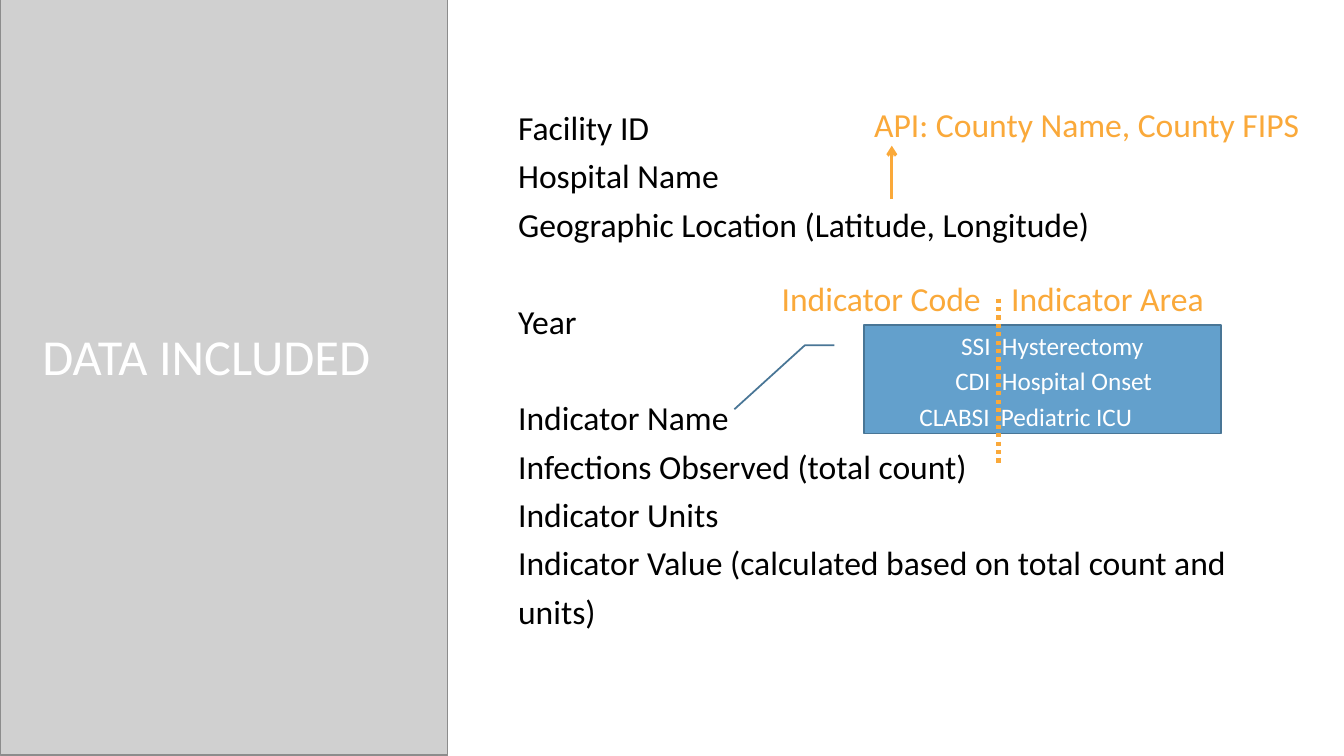
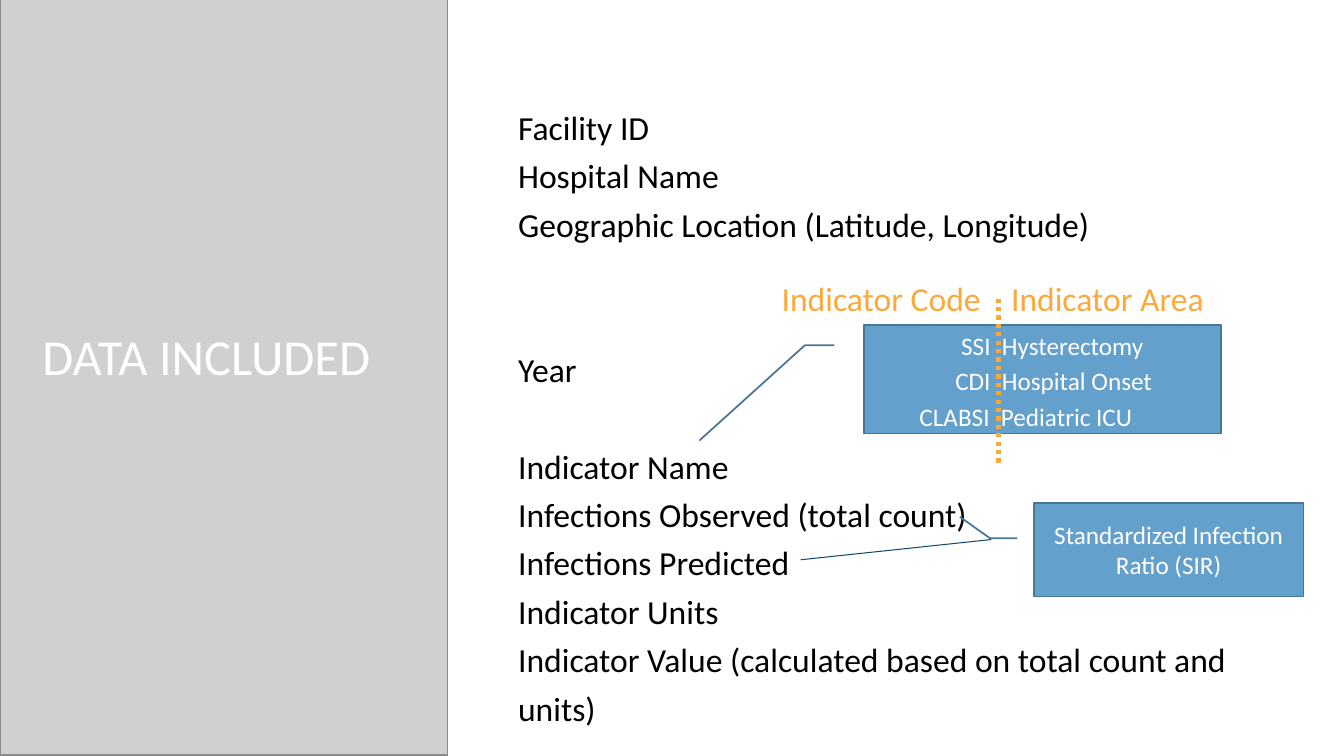
Before and after one commit to bethperry/HAI_Analysis, a slide deck: slide 5 of Hospital Acquired Infections in NY - Analysis and Summary.pptx (slide 6 before the commit). Drawn at 1344x756 pixels with LibreOffice and Linux fonts; fonts in the diff are those of the drawing; grey boxes stand for pictures; background and template pictures are left out. Boxes give left, top, right and bottom in pixels: in the first picture for what was removed or moved away, otherwise in the second. Text is boxed around its words. In the diff, an @@ line names an element or a change of style, - is before the commit and + after.

```diff
--- a/Hospital Acquired Infections in NY - Analysis and Summary.pptx
+++ b/Hospital Acquired Infections in NY - Analysis and Summary.pptx
@@ text removed at [874,115,1299,143] @@
-API: County Name, County FIPS
@@ arrow removed from (892, 200) to (892, 146) @@
@@ border callout added at [1034,503,1304,597], fill #63A0CC, outline #497697 1.25 pt, 18 pt, text #FFFFFF @@
+Standardized Infection Ratio (SIR)
@@ line added from (801, 560) to (991, 539), #134770 0.75 pt @@
@@ text at [518,551,789,576]: paragraph added @@
+Infections Predicted
```
Also in this commit, not shown: 11 other slides changed, 2 slides added, 4 slides removed.
